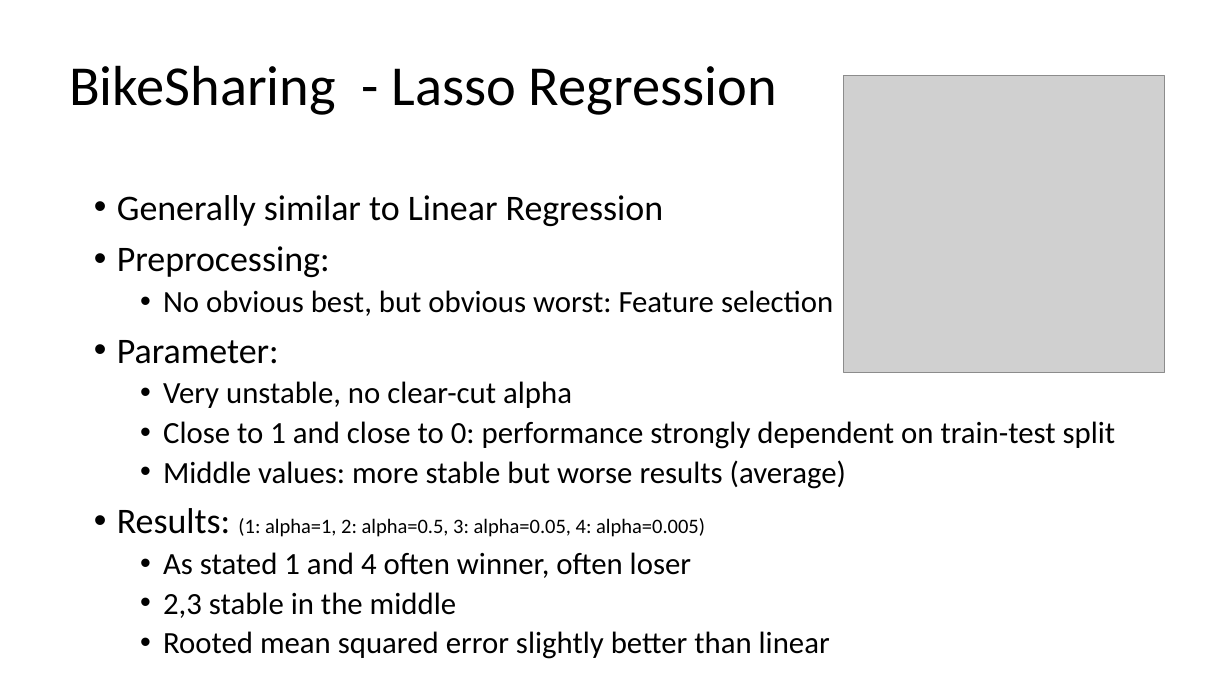
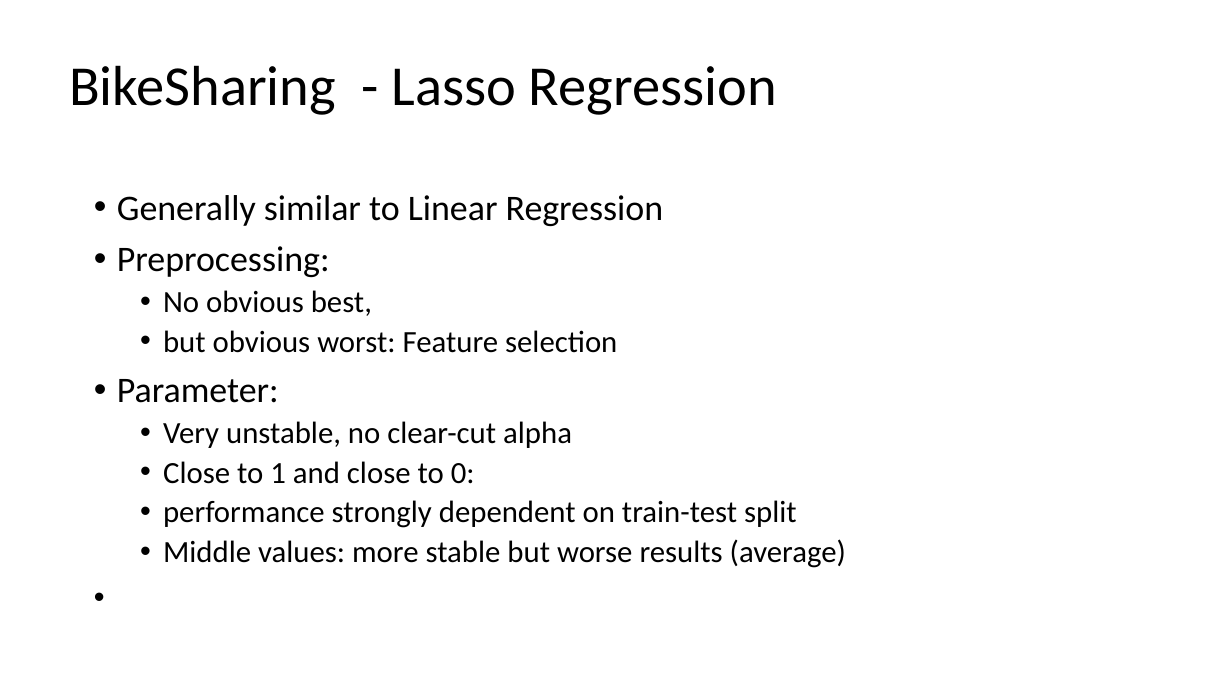
Before and after one commit to pstroppa/machine_learning, a slide deck: slide 12 of Machine_Learning_E1_o1.pptx (slide 8 before the commit). Drawn at 1232x693 pixels with LibreOffice and Linux fonts; fonts in the diff are those of the drawing; grey boxes stand for pictures; background and template pictures are left out. Boxes give left, top, right and bottom in pixels: in the first picture for what was removed or moved away, otherwise in the second. Text is boxed around its words. In the diff, an @@ line names an element or a change of style, - is before the commit and + after.

```diff
--- a/Machine_Learning_E1_o1.pptx
+++ b/Machine_Learning_E1_o1.pptx
@@ picture removed at (844,76,1164,372) @@
@@ text at (163,290,617,353): text changed @@
-  • No obvious best, but obvious worst: Feature selection
+  • No obvious best,
+  • but obvious worst: Feature selection
@@ text at (163,461,797,528): text changed @@
-  • Close to 1 and close to 0: performance strongly dependent on train-test split
+  • Close to 1 and close to 0:
+  • performance strongly dependent on train-test split
@@ text at (117,508,705,618): paragraphs removed @@
-• Results: (1: alpha=1, 2: alpha=0.5, 3: alpha=0.05, 4: alpha=0.005)
-  • As stated 1 and 4 often winner, often loser
-  • 2,3 stable in the middle
-  • Rooted mean squared error slightly better than linear
```
Also in this commit, not shown: 26 other slides changed, 6 slides added, 1 other file.
